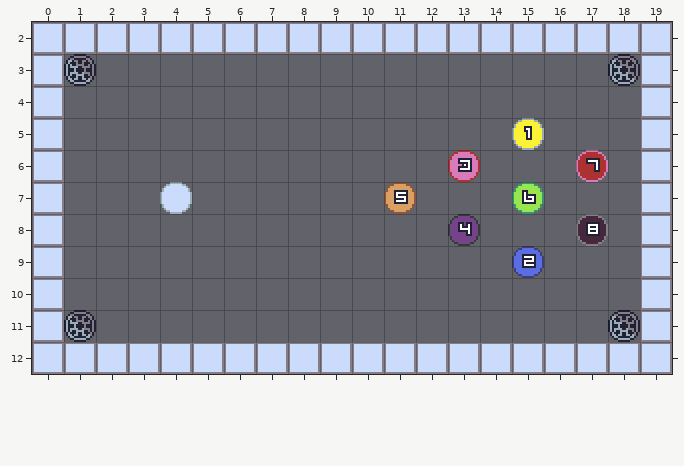
Two versions of a level (Tiled map, Physics/assets/data/003.tmx). The picture above was drawn from the file before the commit.
Cells are 16x16 px. Shown: x 0..19, y 2..12.
And afterwards:
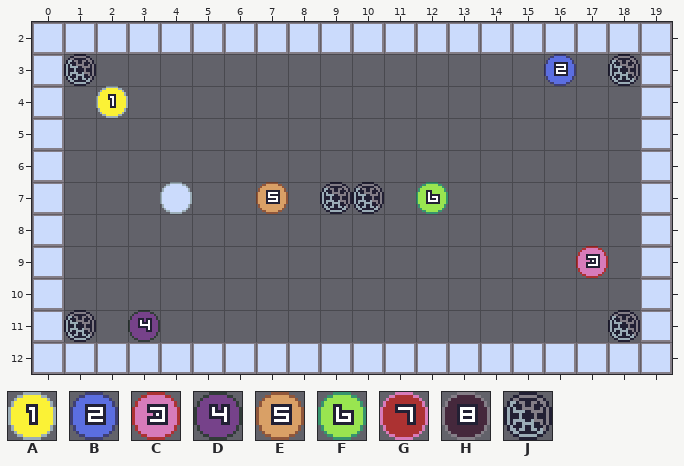
Key: from "tileset": A 1, B 2, C 3, D 4, E 5, F 6, G 7, H 8, J 16.
_ is an empty cell, . an unchanged one.
Edits made:
--- layer "objects"
@@ x 2..17 @@
- 3 .............._.
- 4 _...............
- 5 .............A..
- 6 ...........C...G
- 7 ....._.__E_..F..
- 8 ...........D...H
- 9 .............B._
+ 3 ..............B.
+ 4 A...............
+ 5 ............._..
+ 6 ..........._..._
+ 7 .....E.JJ_F.._..
+ 8 ..........._..._
+ 9 ............._.C
@@ x 3..3 @@
-11 _
+11 D
